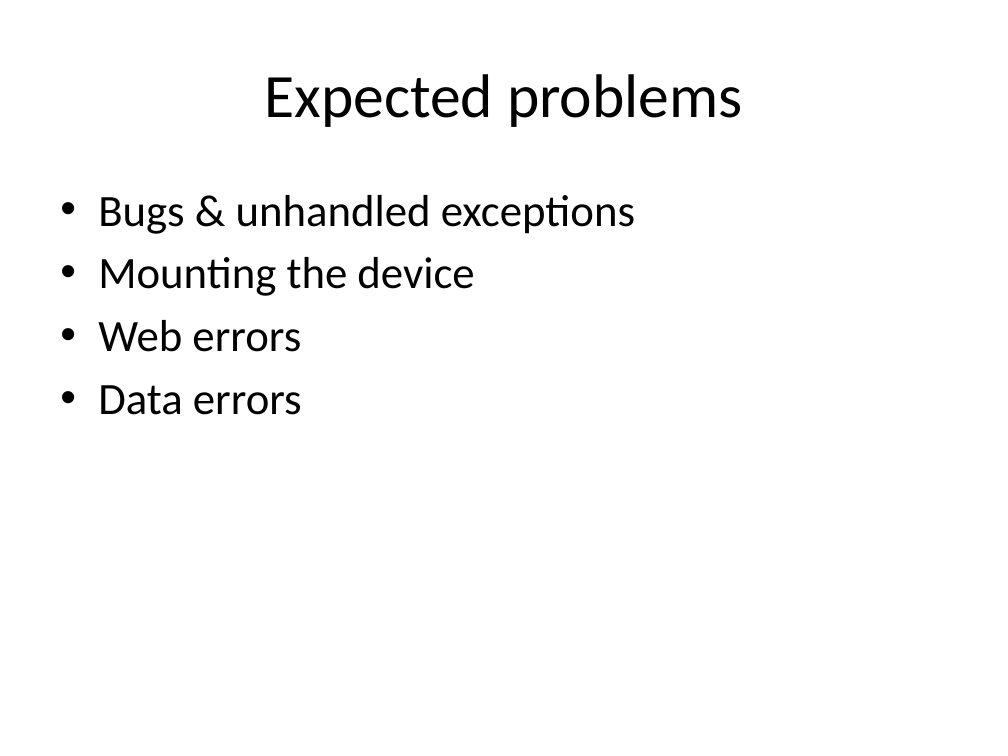
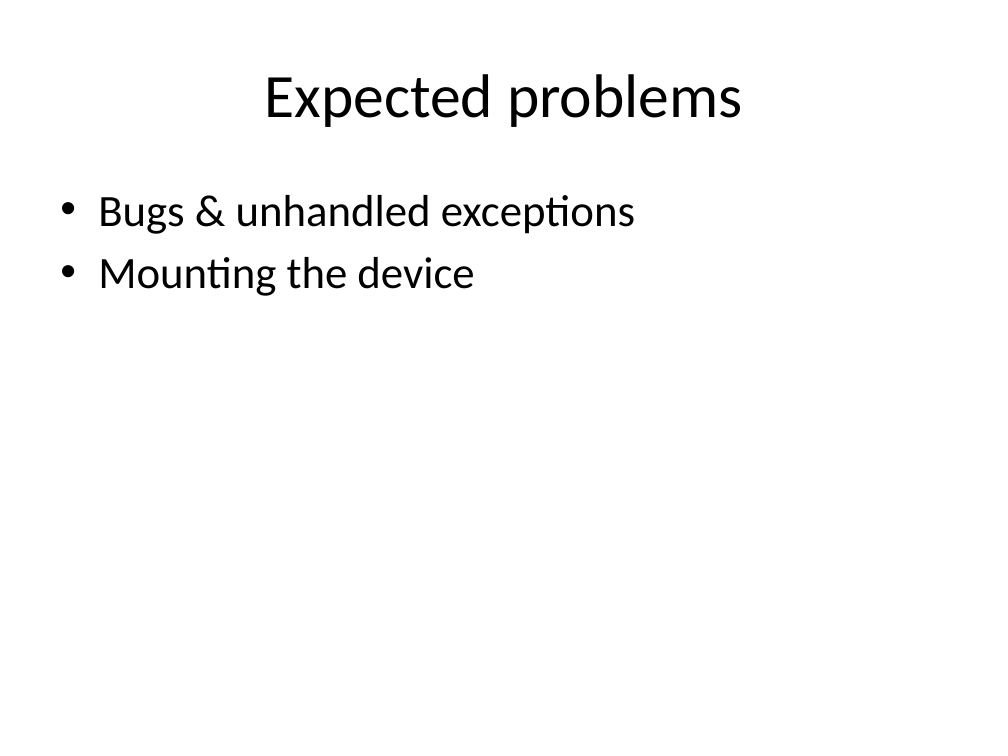
Before and after one commit to po3-cwa3/po3-progress-report, a slide deck: slide 7 of Intermediate demo/Demo.pptx (slide 6 before the commit). Drawn at 1008x756 pixels with LibreOffice and Linux fonts; fonts in the diff are those of the drawing. Boxes give left, top, right and bottom in pixels: in the first picture for what was removed or moved away, otherwise in the second. Text is boxed around its words. In the diff, an @@ line names an element or a change of style, - is before the commit and + after.

Commit message:
final changes

```diff
--- a/Intermediate demo/Demo.pptx
+++ b/Intermediate demo/Demo.pptx
@@ text at [98,320,302,415]: paragraphs removed @@
-• Web errors
-• Data errors
```
Also in this commit, not shown: 1 other slide changed.
